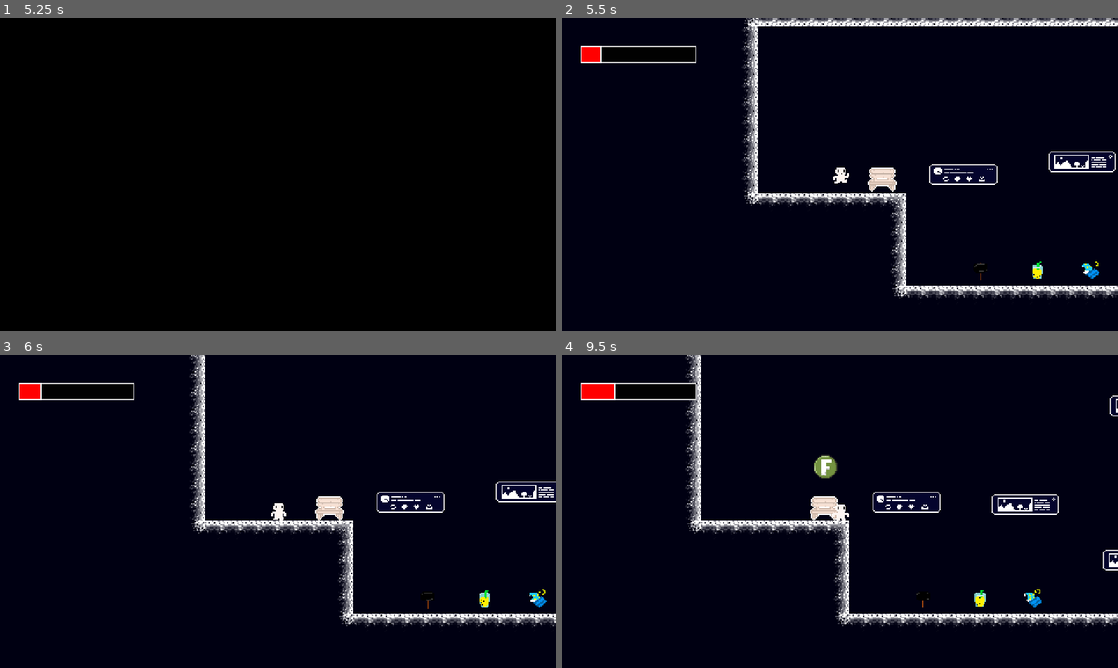
Above: before the commit, frames 1-4 (two rows, left to right).
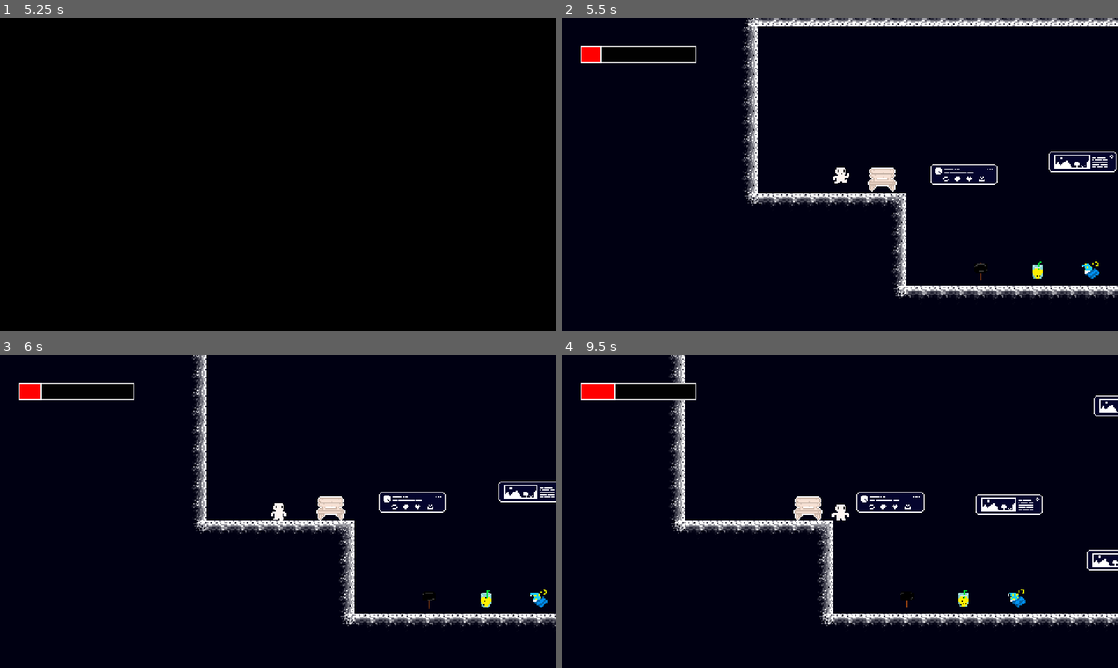
Above: after the commit, the same moments.

Repository: ilmoruuu/dontScroll
Game: Godot game, scene res://scenes/ui/main_menu.tscn
The game is run twice, just before and just after one commit, with the same random seed, the same clock (stepped at 60 frames per second) and the same inputs.
Inputs:
- Up to frame 1 (5.25 s): click "Iniciar" at 0.5 s; tap Enter (ui_accept) at 1.25, 1.52, 2.27, 3.5, 3.77, 4.52 s; hold Right (ui_right) 1.28-2.78 s; tap F (interact) at 1.35, 2.85, 4.35 s; tap D (use_item) at 2.1, 3.6, 5.1 s; hold Left (ui_left) 2.78-3.53 s; hold Right (ui_right) 3.53-5.03 s; hold Left (ui_left) from 5.03 s (still down)
- Up to frame 2 (5.5 s): keep holding Left (ui_left); tap Enter (ui_accept) at 5.27 s
- Up to frame 3 (6 s): release Left (ui_left) at 5.78 s; hold Right (ui_right) from 5.78 s (still down); tap F (interact) at 5.85 s
- Up to frame 4 (9.5 s): release Right (ui_right) at 6.53 s; hold Left (ui_left) 6.53-8.03 s; tap D (use_item) at 6.6, 8.1 s; tap Enter (ui_accept) at 6.77, 7.52, 8.27 s; tap F (interact) at 7.35, 8.85 s; hold Right (ui_right) from 8.03 s (still down)

Frame 1 is identical in both runs. In frame 2, 1.9% of the frame differs, in the area x 32-100%, y 0-90%; in frame 3, 3.4%; in frame 4, 7.5%, in the area x 19-100%, y 0-87%.

Commit message:
fix: correção do vertigo com o use UPs

Diff:
--- a/dont-scroll/entities/player/player.gd
+++ b/dont-scroll/entities/player/player.gd
@@ -5,7 +5,7 @@
 
 enum PowerUpState { STANDARD, HAMMER, JUICE, PIJAMA }
 
-const SPEED = 80.0
+const SPEED = 90.0
 const JUMP_VELOCITY = -280.0
 const GRAVITY = 600.0
 const EXPOSURE_DECAY_ON_BENCH = 5.5
@@ -56,16 +56,6 @@
 			animation.play("idle" + bem_suffix + sufix)
 	else:
 		animation.play("jump" + bem_suffix + sufix)
-
-func get_bem_suffix() -> String:
-	if not is_using_item:
-		match GameManager.get_bem_state():
-			GameManager.BEMState.ANXIOUS, GameManager.BEMState.OVERLOAD:
-				return "_vertigo"
-			_:
-				return ""
-	else:
-		return ""
 
 func sit_on_bench(bench):
 	sitting = true
@@ -121,3 +111,13 @@
 	if animation.animation == "use_hammer":
 		is_using_item = false
 		hammer_hitbox.set_deferred("disabled", true)
+
+func get_bem_suffix() -> String:
+	if current_state != PowerUpState.STANDARD:
+		return ""
+
+	match GameManager.get_bem_state():
+		GameManager.BEMState.ANXIOUS, GameManager.BEMState.OVERLOAD:
+			return "_vertigo"
+		_:
+			return ""
--- a/dont-scroll/entities/player/player.tscn
+++ b/dont-scroll/entities/player/player.tscn
@@ -585,7 +585,7 @@
 
 [node name="AnimatedSprite2D" type="AnimatedSprite2D" parent="." unique_id=825959208]
 sprite_frames = SubResource("SpriteFrames_lnu2h")
-animation = &"idle"
+animation = &"hurt"
 autoplay = "idle"
 
 [node name="CollisionShape2D" type="CollisionShape2D" parent="." unique_id=661443857]
